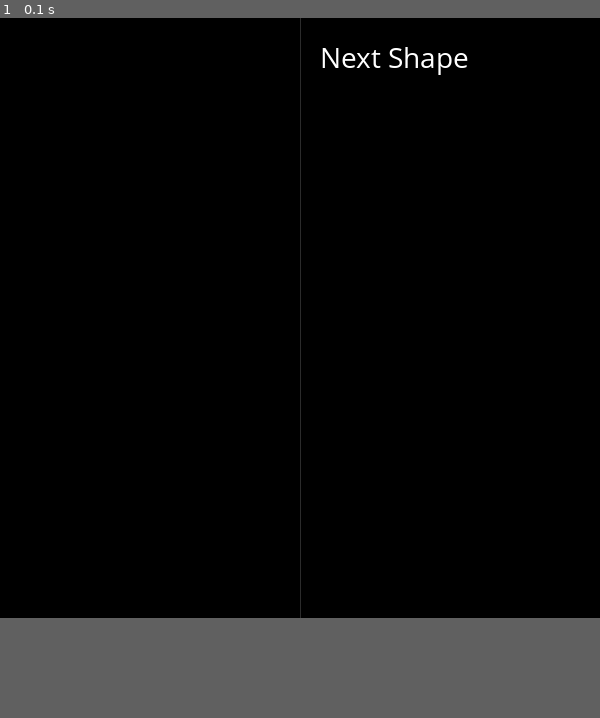
Above: before the commit, frame 1.
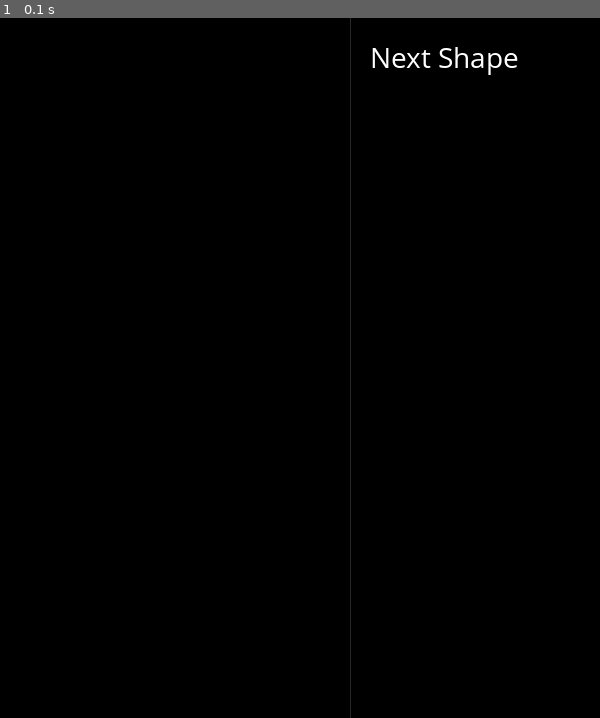
Above: after the commit, the same moment.

Repository: eazow/knowledge-hierarchy
Game: pygame game, started from python/games/tetris/tetris.py
Two runs of this game, one before a commit and one after it. Both use one fixed random seed, a clock stepped at 60 frames per second and the inputs below.
Inputs:
- Up to frame 1 (0.1 s): no input
In our replay, the window is 600x600 before the commit and 600x700 after it. These sizes can differ from the game's own. Grey fills any space a smaller window leaves; there, only what the larger window draws over its background counts as a difference.

The runs differ from the first frame. In frame 1, 0.7% of the frame differs, in the area x 50-87%, y 0-100%.

Commit message:
Update tetris

Diff:
--- a/python/games/tetris/conf.py
+++ b/python/games/tetris/conf.py
@@ -1,15 +1,19 @@
 from enum import Enum
 
-window_width = 600
-window_height = 600
 
-grid_width = 300
-grid_height = 600
+
+
 
 rows = 20
 cols = 10
 
-cell_size = 30
+cell_size = 35
+
+grid_width = cell_size * cols
+grid_height = cell_size * rows
+
+window_width = 600
+window_height = grid_height
 
 shape_colors = [
     (0, 255, 0),
--- a/python/games/tetris/drawer.py
+++ b/python/games/tetris/drawer.py
@@ -16,19 +16,25 @@
     def __init__(self):
         self.window = pygame.display.set_mode((window_width, window_height))
 
-    def draw_window(self, colors_by_row_col):
+    def draw_grid(self, colors_by_row_col):
         for row in range(rows):
             for col in range(cols):
-                pygame.draw.rect(
-                    self.window,
+                self.draw_rect(
                     colors_by_row_col[row][col].value,
                     (col * cell_size, row * cell_size, cell_size, cell_size),
-                    0,
                 )
 
-        self.draw_grid()
+        pygame.draw.line(self.window, Color.CHARCOAL.value, (grid_width, 0), (grid_width, grid_height), 1)
 
-    def draw_text(self, text, size, x, y):
+    def draw_rect(self, color, rect):
+        pygame.draw.rect(
+            self.window,
+            color,
+            rect,
+            0,
+        )
+
+    def draw_text(self, text, size, x, y):  # deprecated
         font = pygame.font.SysFont("comicsansms", size, bold=True)
 
         label = font.render(text, True, (100, 255, 100))
@@ -58,7 +64,3 @@
                     )
 
         self.window.blit(text, (grid_width + 20, 20))
-
-    def draw_grid(self):
-        # pygame.draw.rect(self.window, (255, 0, 0), (0, 0, grid_width, grid_height), 1)
-        pygame.draw.line(self.window, Color.JET.value, (300, 0), (300, 600), 1)
--- a/python/games/tetris/tetris.py
+++ b/python/games/tetris/tetris.py
@@ -28,7 +28,7 @@
 
             self.grid.check_rows()
 
-            self.drawer.draw_window(self.grid.colors_by_row_col)
+            self.drawer.draw_grid(self.grid.colors_by_row_col)
             self.drawer.draw_next_block(self.grid.next_block)
             pygame.display.update()
 
